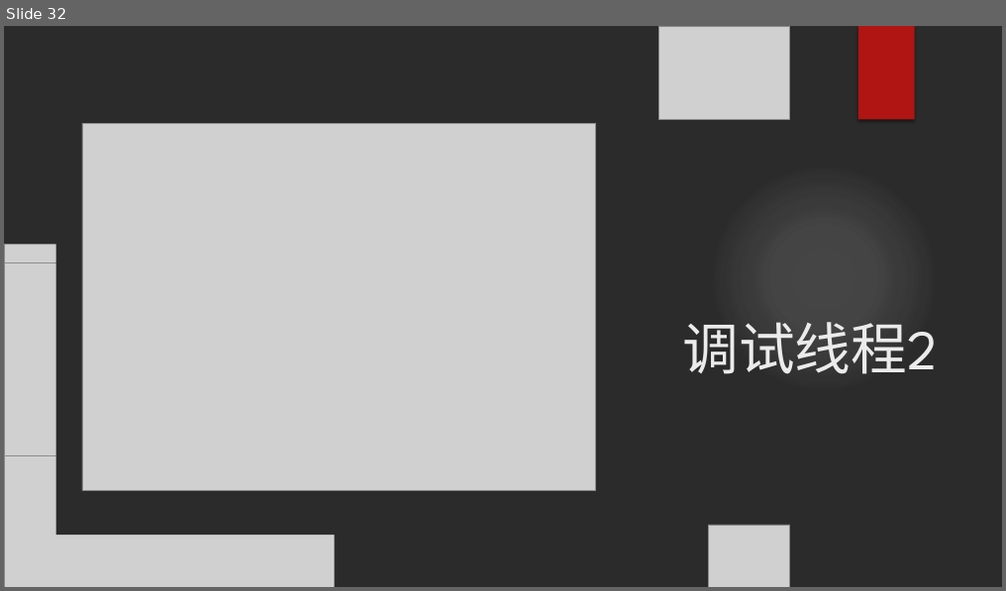
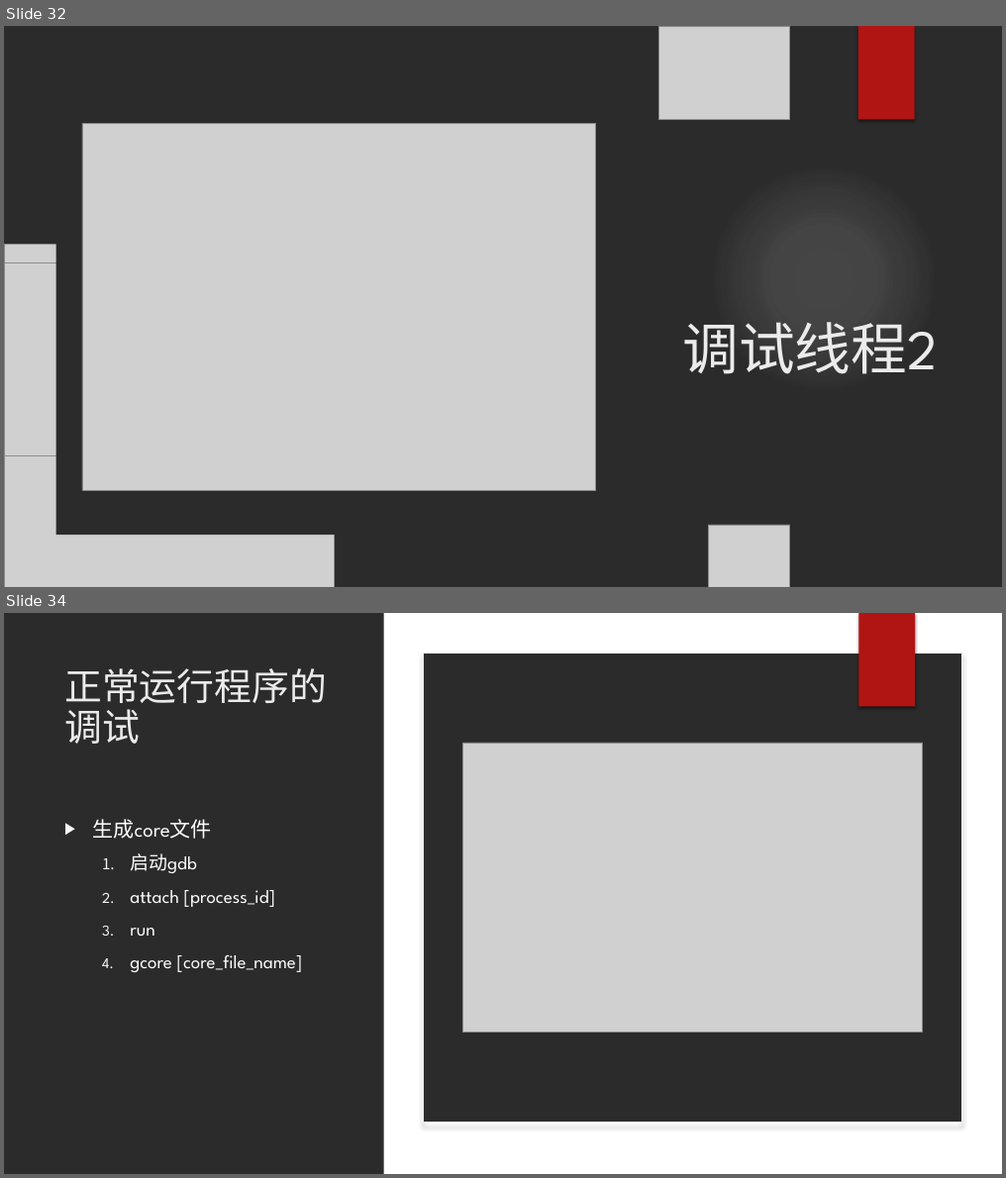
Before and after one commit to wangqinghe95/Program-Debug, a slide deck: ProgramDebug.pptx. Shown one above the other, each under a label of ours: slide 32 before the commit, slides 32 and 34 after it; the slides between them are not shown. The pictures are 1006x591 and 1006x1178 pixels, drawn with LibreOffice and Linux fonts; fonts in the diff are those of the drawing; grey boxes stand for pictures; background and template pictures are left out; a plain dark background stands for a picture behind light text. Boxes give left, top, right and bottom in pixels: in the first picture for what was removed or moved away, otherwise in the second. Text is boxed around its words. In the diff, an @@ line names an element or a change of style, - is before the commit and + after.

```diff
--- a/ProgramDebug.pptx
+++ b/ProgramDebug.pptx
@@ slide 34 added at (4, 613, 1002, 1174), background picture (left out) @@
@@ rectangle added at (383, 613, 1002, 1174), fill #FFFFFF @@
@@ rectangle added at (858, 613, 915, 707), fill #B01513 @@
@@ rectangle added at (859, 613, 915, 707), fill #B01513 @@
@@ title added at (64, 668, 327, 744), 36 pt, text #EBEBEB @@
+正常运行程序的调试
@@ rounded rectangle added at (423, 653, 962, 1123), fill #FFFFFF, outline #EBEBEB 1 pt @@
@@ picture added at (463, 743, 923, 1032) @@
@@ text added at (93, 819, 303, 972), 18 pt, text #FFFFFF @@
+▶ 生成core文件
+  1. 启动gdb
+  2. attach [process_id]
+  3. run
+  4. gcore [core_file_name]
```
Also in this commit, not shown: 1 slide changed, 6 other slides added, 1 slide removed, 5 other files.
